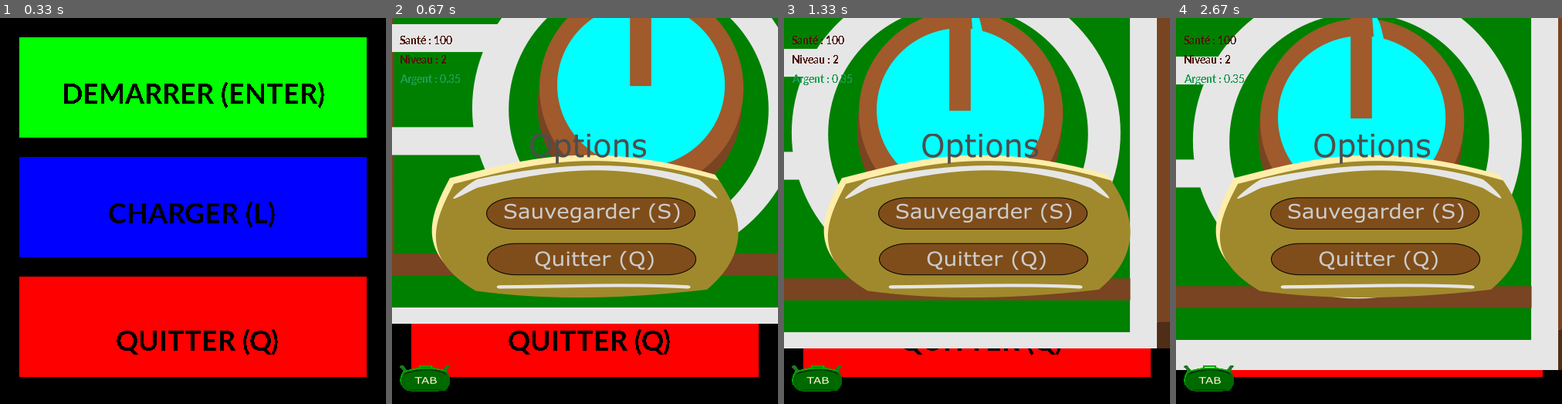
Above: before the commit, frames 1-4 (left to right).
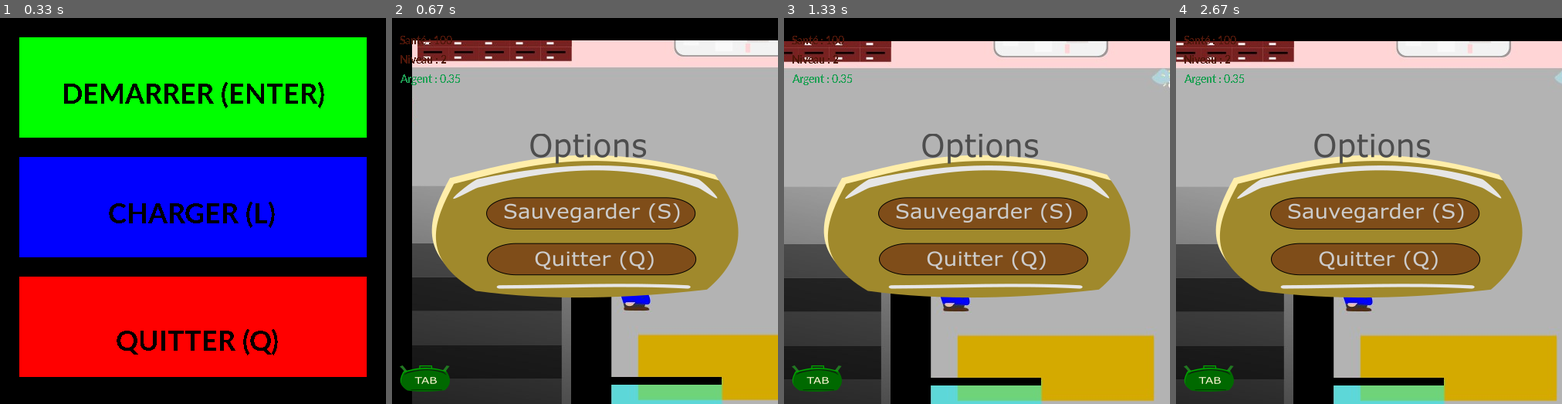
Above: after the commit, the same moments.

Repository: BastienChicot/GusGame
Game: pygame game, started from GusOut.py
The game is run twice, just before and just after one commit, with the same random seed, the same clock (stepped at 60 frames per second) and the same inputs.
Inputs:
- Up to frame 1 (0.33 s): no input
- Up to frame 2 (0.67 s): tap L at 0.33 s
- Up to frame 3 (1.33 s): hold Right 0.67-1.13 s; hold Up from 1.17 s (still down)
- Up to frame 4 (2.67 s): release Up at 1.47 s; hold Right 1.5-1.97 s; hold Left 2-2.53 s; hold Down from 2.57 s (still down)

Frame 1 is identical in both runs. In frame 2, 71% of the frame differs, in the area x 0-100%, y 0-100%; in frame 3, 71%; in frame 4, 71%.

Commit message:
niveau 2 est

Diff:
--- a/Level/Levels.py
+++ b/Level/Levels.py
@@ -338,7 +338,24 @@
 
 def level_2(gameDisplay,screen_x,screen_y):
 
-    fond=pygame.image.load('Level/level_2_test.png').convert()
-    fond_width,fond_height = fond.get_rect().size
-
-    gameDisplay.blit(fond, (screen_x,screen_y))
+    fond=pygame.image.load('Level/level_2E.jpg').convert()
+    fond_width,fond_height = fond.get_rect().size
+
+    #HALL
+    mur0 = wall(0,507,240,200,screen_x,screen_y)
+    mur1 = wall(0,0,25,707,screen_x,screen_y)
+    mur2 = wall(0,0,945,30,screen_x,screen_y)
+    mur3 = wall(231,293,52,415,screen_x,screen_y)
+    mur4 = wall(606,0,54,158,screen_x,screen_y)
+    mur5 = wall(606,280,30,270,screen_x,screen_y)
+    mur6 = wall(282,275,57,75,screen_x,screen_y)
+    mur7 = wall(275,466,151,10,screen_x,screen_y)
+
+    liste_mur = [mur0,mur1,mur2,mur3,mur4,mur5,mur6,mur7
+                  ]
+    gameDisplay.blit(fond, (screen_x,screen_y))
+
+    for mur in liste_mur:
+        pygame.draw.rect(gameDisplay,black,mur)
+
+    return(liste_mur)
--- a/Story/histoire.py
+++ b/Story/histoire.py
@@ -638,8 +638,8 @@
     a=0
     x =  (display_width-gugus_width)/2
     y = (display_height-gugus_height)/2
-    screen_x = -1000 + x
-    screen_y = -750 + y
+    screen_x = -225 + x
+    screen_y = -225 + y
     rel_x = 0
     rel_y = 0
     x_change = 0
@@ -666,7 +666,7 @@
         elif frame_count > 15:
             a=1
 
-        level_2(screen,screen_x,screen_y)
+        liste_mur = level_2(screen,screen_x,screen_y)
         rect_gugus = gugus.get_rect()
 
         for event in pygame.event.get():
@@ -764,7 +764,7 @@
 
         rect_gugus.topleft = (x,y)
 
-        # x_change,y_change,rel_x,rel_y = collisions(liste_mur,rect_gugus,x_change,y_change,speed_move,rel_x,rel_y)
+        x_change,y_change,rel_x,rel_y = collisions(liste_mur,rect_gugus,x_change,y_change,speed_move,rel_x,rel_y)
 
         screen_x += rel_x
         screen_y += rel_y
@@ -772,28 +772,28 @@
         if screen_x >= 0 and rel_x > 0:
             screen_x = 0
             x -= rel_x
-        elif screen_x <= display_width - 1400 and rel_x < 0 :
-            screen_x = display_width - 1400
+        elif screen_x <= display_width - 1000 and rel_x < 0 :
+            screen_x = display_width - 1000
             x -= rel_x
         if screen_y >= 0 and rel_y > 0 :
             screen_y = 0
             y  -= rel_y
-        elif screen_y <= display_height - 1000 and rel_y < 0:
-            screen_y = display_height - 1000
+        elif screen_y <= display_height - 707 and rel_y < 0:
+            screen_y = display_height - 707
             y -= rel_y
 
         if x < (display_width-gugus_width)/2 and rel_x < 0:
             screen_x = 0
             x -= rel_x
         elif x > (display_width-gugus_width)/2 and rel_x > 0:
-            screen_x = display_width - 1400
+            screen_x = display_width - 1000
             x -= rel_x
 
         if y < (display_height-gugus_height)/2 and rel_y < 0:
             screen_y = 0
             y -= rel_y
         elif y > (display_height-gugus_height)/2 and rel_y > 0:
-            screen_y = display_height - 1000
+            screen_y = display_height - 707
             y -= rel_y
 
 
Binary file removed: Level/level_2.jpg
Binary file added: Level/level_2E.jpg
Binary file removed: Level/level_2_test.jpg
Binary file removed: Level/level_2_test.png
